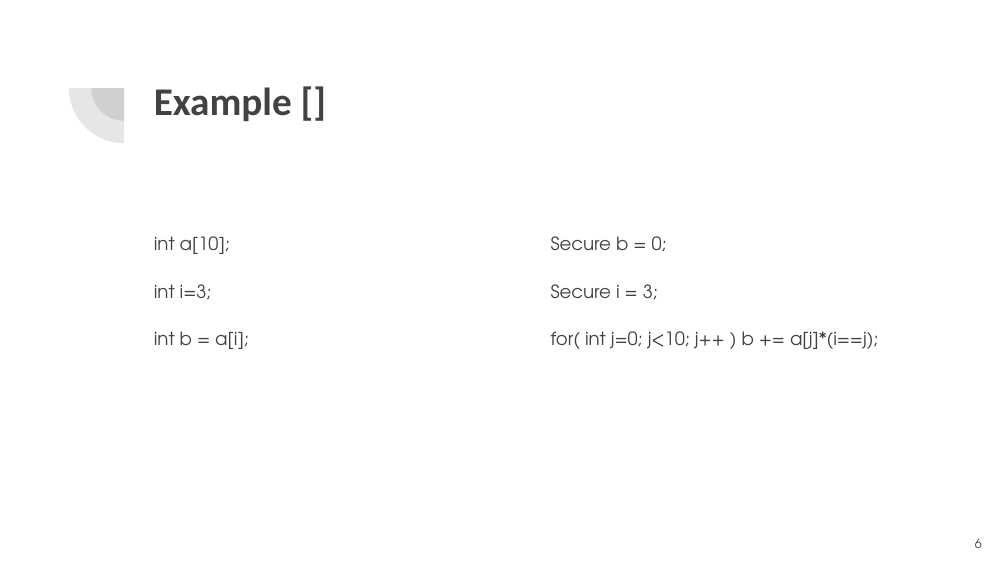
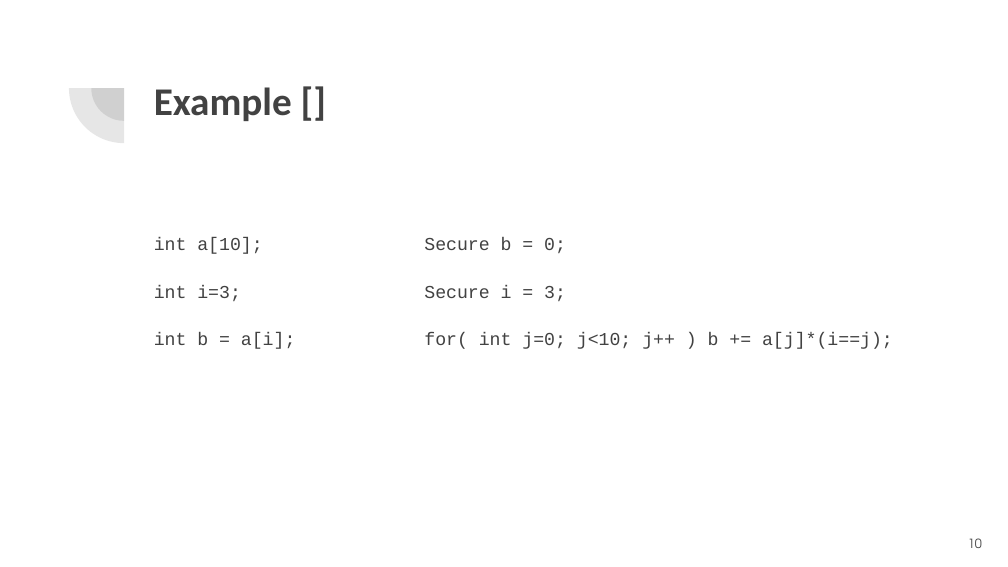
Before and after one commit to momalab/e3, a slide deck: slide 10 of tutorials/dop/Data_Oblivious_Programming.pptx (slide 6 before the commit). Drawn at 1008x567 pixels with LibreOffice and Linux fonts; fonts in the diff are those of the drawing. Boxes give left, top, right and bottom in pixels: in the first picture for what was removed or moved away, otherwise in the second. Text is boxed around its words. In the diff, an @@ line names an element or a change of style, - is before the commit and + after.

```diff
--- a/tutorials/dop/Data_Oblivious_Programming.pptx
+++ b/tutorials/dop/Data_Oblivious_Programming.pptx
@@ text "int a[10];" at [154, 238, 296, 349]: font TeX Gyre Adventor to Courier New @@
@@ text "Secure b = 0;" at [424, 238, 893, 349]: font TeX Gyre Adventor to Courier New @@
@@ text "Secure b = 0;": place and size @@
-text "Secure b = 0;" at [551, 236, 878, 349]
+text "Secure b = 0;" at [424, 238, 893, 349]
@@ page number at [968, 538, 982, 548]: text changed @@
-6
+10
```
Also in this commit, not shown: 8 other slides changed, 4 slides added, 10 other files.
